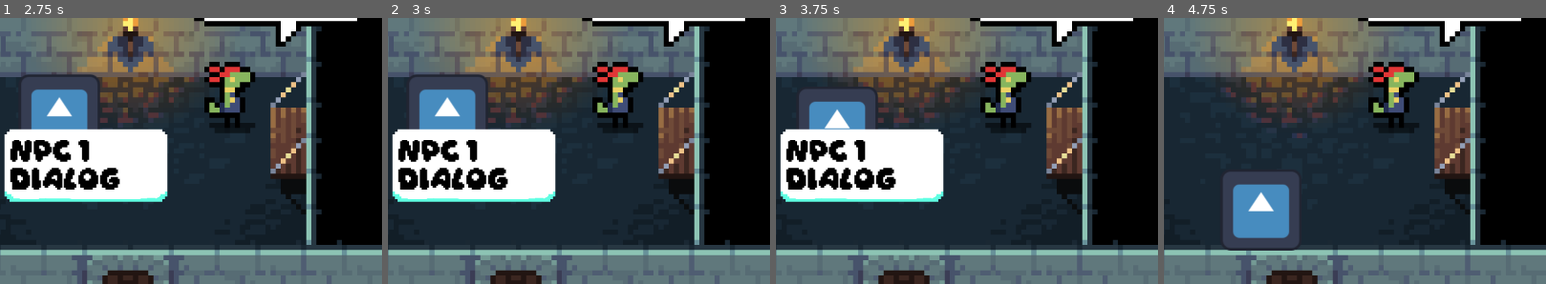
Above: before the commit, frames 1-4 (left to right).
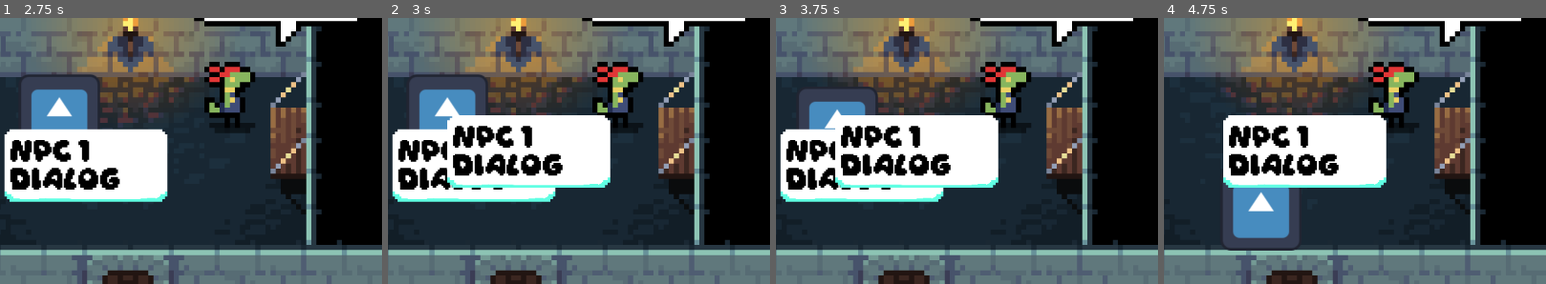
Above: after the commit, the same moments.

Repository: tombuben/gamerpie_gamejam_2025
Game: Godot game, scene res://levels/level_1.tscn
Same seed, same stepped clock (60 frames per second), same inputs: the game is played once before the commit and once after it. The engine's default icon, where the game draws it, is replaced by a stand-in: a white triangle on a blue panel in a dark square.
Inputs:
- Up to frame 1 (2.75 s): tap Enter at 0.5 s; hold W (up) 0.53-2.03 s; tap B (bubble_switch) at 0.6, 1.35, 2.1 s; tap Space at 2 s; hold A (left) from 2.03 s (still down)
- Up to frame 2 (3 s): keep holding A (left); tap B (bubble_switch) at 2.85 s
- Up to frame 3 (3.75 s): tap Enter at 3.5 s; release A (left) at 3.53 s; hold S (down) from 3.53 s (still down); tap B (bubble_switch) at 3.6 s
- Up to frame 4 (4.75 s): release S (down) at 4.28 s; hold D (right) from 4.28 s (still down); tap B (bubble_switch) at 4.35 s
The pictures show only the part of the screen within x 31-81%, y 16-66%; the shares and areas given below are measured in that part.

Frame 1 is identical in both runs. In frame 2, 8.9% of the frame differs, in the area x 15-59%, y 36-64%; in frame 3, 8.8%; in frame 4, 11%.

Commit message:
Fiex player bubble display position

Diff:
--- a/levels/player_bubble_manager.gd
+++ b/levels/player_bubble_manager.gd
@@ -11,11 +11,10 @@
 
 @export var checkValue = "Test"
 
-func load_bubble(position: Vector2, line: String):
+func load_bubble(position: Vector2):
 	if has_bubble:
 		return # tady bude switch bubble s cílem
 
-	bubble_line = line
 	text_box_position = position
 	_show_text_box()
 
--- a/scripts/player_character.gd
+++ b/scripts/player_character.gd
@@ -48,6 +48,8 @@
 	if npc_bubble != null:
 		print(npc_bubble.lines[0])
 		$PlayerBubbleSlot.bubble_line = npc_bubble.lines[0]
+		$PlayerBubbleSlot.checkValue = npc_bubble.checkValue
 		print($PlayerBubbleSlot.bubble_line)
+		$PlayerBubbleSlot.load_bubble(global_position)
 	else:
 		print("npc bubble empty")
